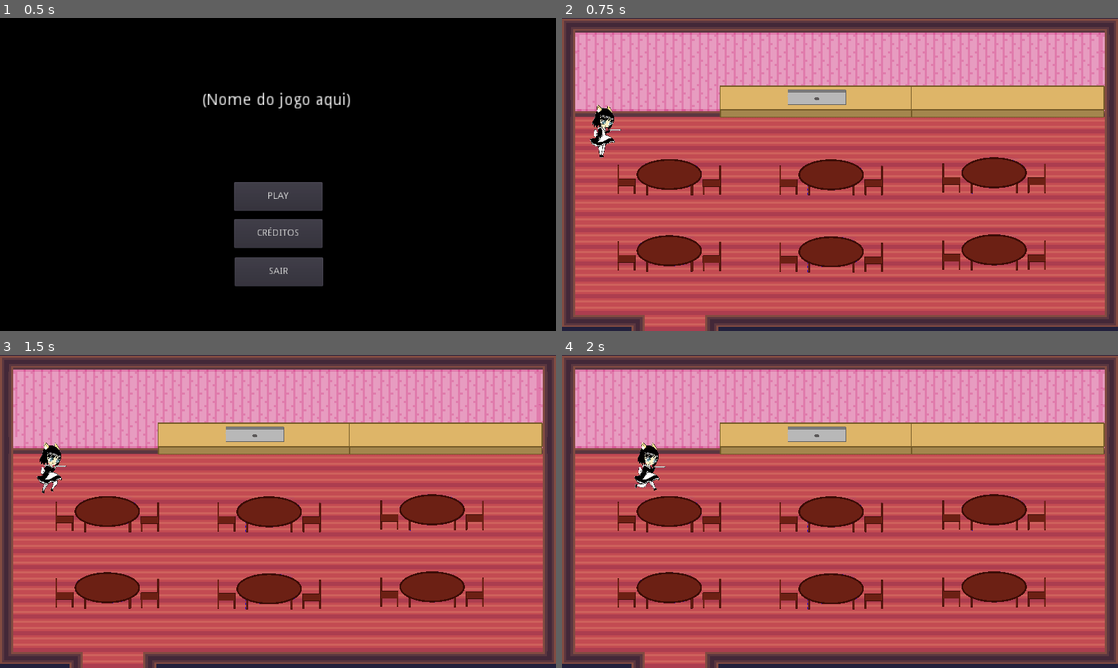
Above: before the commit, frames 1-4 (two rows, left to right).
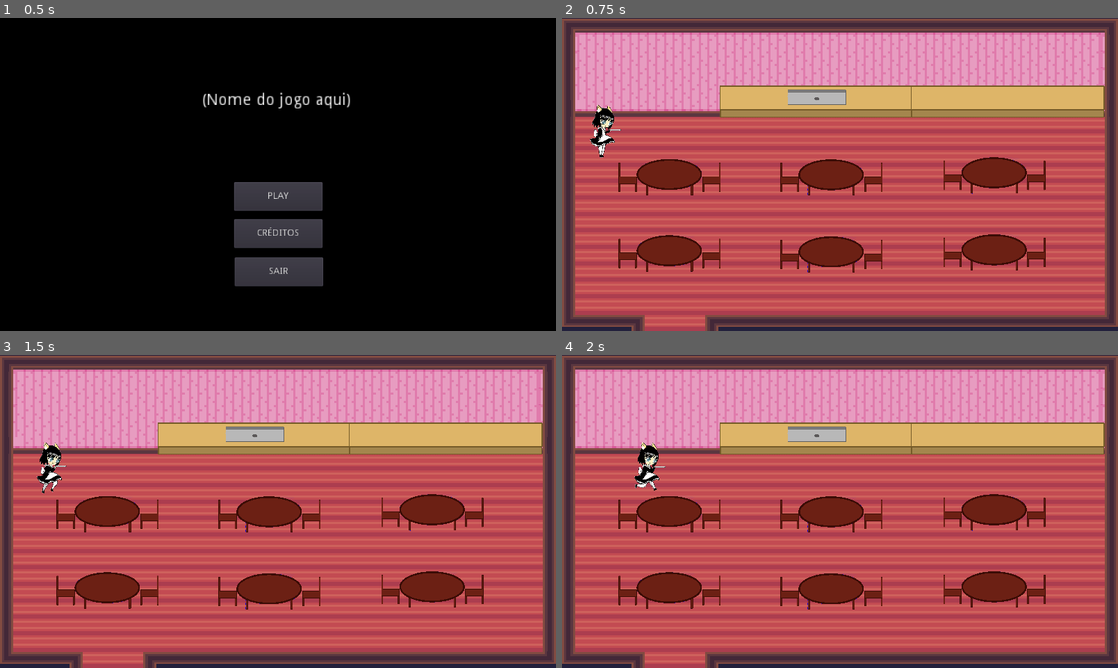
Above: after the commit, the same moments.

Repository: GamuxUnicamp/HLG-Jam-2
Game: Godot game, scene res://scenes/Main_Menu.tscn
Two runs of this game, one before a commit and one after it. Both use one fixed random seed, a clock stepped at 60 frames per second and the inputs below. The engine's default icon, where the game draws it, is replaced by a stand-in: a white triangle on a blue panel in a dark square.
Inputs (mouse positions are in pixels of both pictures, inside the frame that each line leads up to):
- Up to frame 1 (0.5 s): no input
- Up to frame 2 (0.75 s): click "PLAY" at 0.5 s
- Up to frame 3 (1.5 s): tap Enter at 1.25 s; move the mouse to (444, 439) at 1.27 s; click (444, 439) at 1.35 s
- Up to frame 4 (2 s): no input

Frame 1 is identical in both runs. In frame 2, 1.3% of the frame differs, in the area x 10-87%, y 45-82%; in frame 3, 1.3%; in frame 4, 1.3%.

Commit message:
Small fixes

Diff:
--- a/scenes/Player.tscn
+++ b/scenes/Player.tscn
@@ -23,7 +23,7 @@
 } ]
 
 [sub_resource type="RectangleShape2D" id=2]
-extents = Vector2( 46.8145, 64.3502 )
+extents = Vector2( 46.8145, 41.1032 )
 
 [node name="Player" type="Node2D" groups=[
 "player",
@@ -44,14 +44,14 @@
 
 [node name="Order" type="Sprite" parent="."]
 visible = false
-position = Vector2( -0.0307578, -168.505 )
-scale = Vector2( 0.288079, 0.285085 )
+position = Vector2( 0, -115 )
+scale = Vector2( 0.2, 0.2 )
 texture = ExtResource( 8 )
 
 [node name="Label" type="Label" parent="Order"]
-margin_left = -9.47026
-margin_top = -126.197
-margin_right = -0.470264
-margin_bottom = -112.197
-rect_scale = Vector2( 2, 2 )
+margin_left = 67.693
+margin_top = 6.01816
+margin_right = 76.693
+margin_bottom = 20.0182
+rect_scale = Vector2( 8, 8 )
 text = "1"
--- a/scenes/Table.tscn
+++ b/scenes/Table.tscn
@@ -6,7 +6,7 @@
 [ext_resource path="res://resource/cadeiras.png" type="Texture" id=4]
 
 [sub_resource type="RectangleShape2D" id=1]
-extents = Vector2( 188.681, 104.079 )
+extents = Vector2( 113.101, 64.9533 )
 
 [sub_resource type="Shader" id=2]
 resource_local_to_scene = true
@@ -44,25 +44,25 @@
 [node name="Table" type="Area2D" groups=[
 "table",
 ]]
-scale = Vector2( 0.6, 0.6 )
 script = ExtResource( 1 )
 
 [node name="Collision" type="CollisionShape2D" parent="."]
+position = Vector2( 0, -15.54 )
 shape = SubResource( 1 )
 
 [node name="Sprite" type="Sprite" parent="."]
 material = SubResource( 3 )
-scale = Vector2( 0.25, 0.25 )
+scale = Vector2( 0.15, 0.15 )
 texture = ExtResource( 2 )
 script = ExtResource( 3 )
 
 [node name="Chair" type="Sprite" parent="."]
-position = Vector2( 244.959, 16.7018 )
-scale = Vector2( 0.25, 0.25 )
+position = Vector2( 145.885, 0 )
+scale = Vector2( 0.15, 0.15 )
 texture = ExtResource( 4 )
 
 [node name="Chair2" type="Sprite" parent="."]
-position = Vector2( -247.743, 13.9182 )
-scale = Vector2( 0.25, 0.25 )
+position = Vector2( -144.696, 0 )
+scale = Vector2( 0.15, 0.15 )
 texture = ExtResource( 4 )
 flip_h = true
--- a/scripts/Restaurant.gd
+++ b/scripts/Restaurant.gd
@@ -41,7 +41,7 @@
 	if player.interactions.size() > 0:
 		target = navigation.get_simple_path(player.global_position, player.interactions[0].global_position + Vector2(0,-100))
 	else:
-		target = navigation.get_simple_path(player.global_position, get_global_mouse_position(), false)
+		target = navigation.get_simple_path(player.global_position, get_global_mouse_position())
 
 	if target.size() == 2:
 		if target[0].distance_to(target[1]) < 4:
